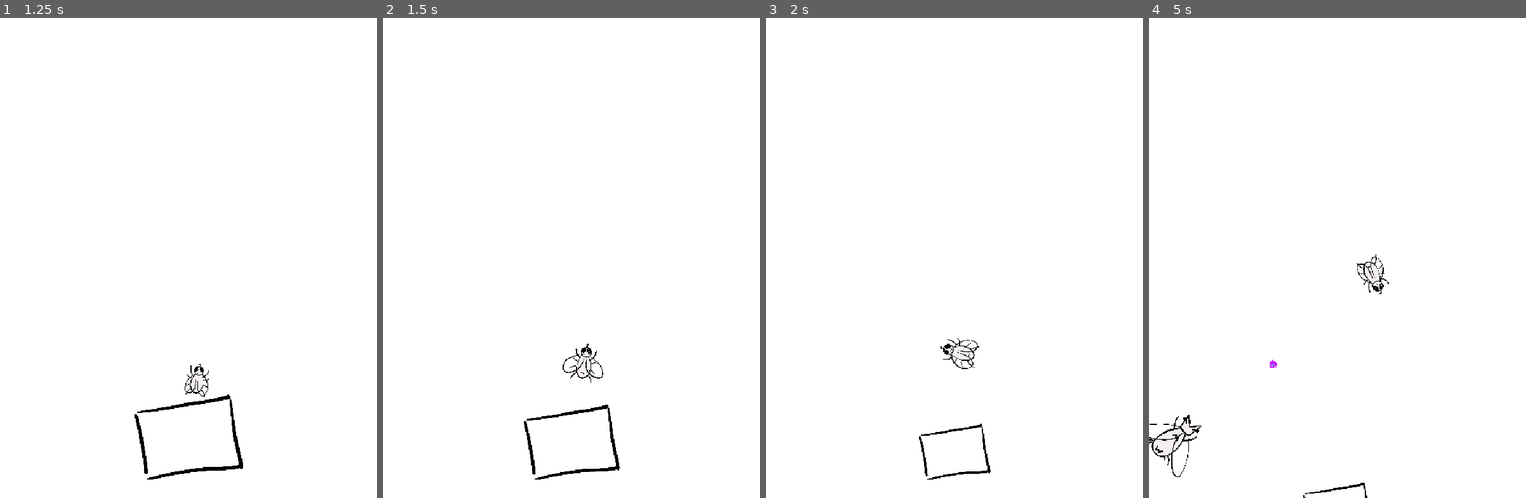
Above: before the commit, frames 1-4 (left to right).
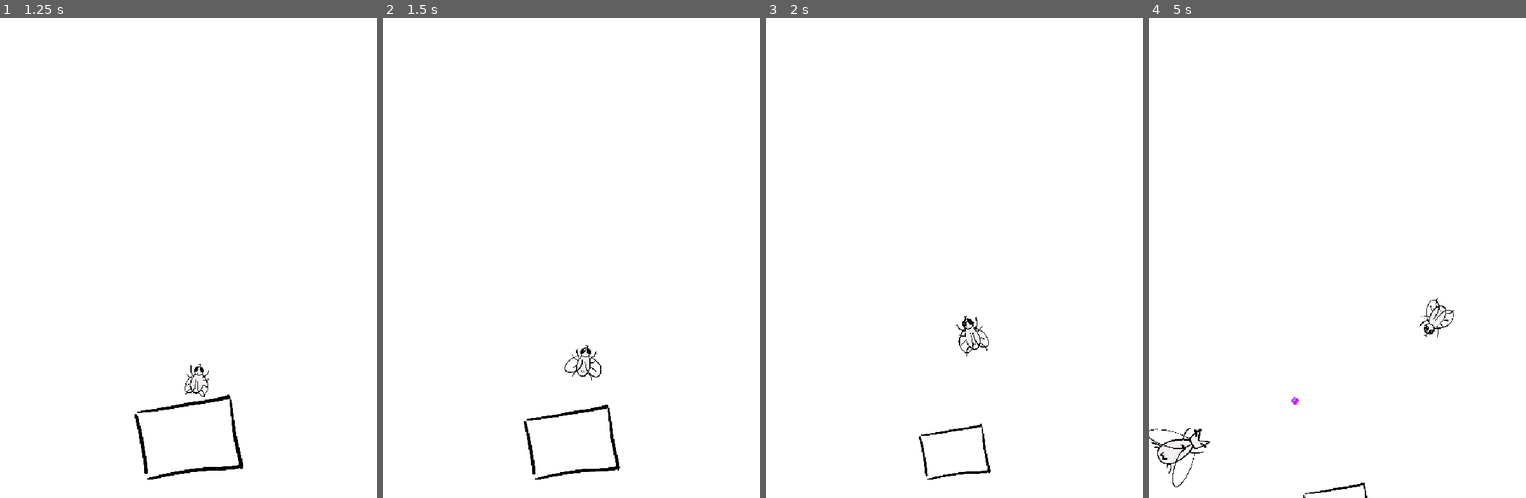
Above: after the commit, the same moments.

Repository: imikhassik/Fly-Game
Game: Godot game, scene res://scenes/test_level.tscn
Same seed, same stepped clock (60 frames per second), same inputs: the game is played once before the commit and once after it.
Inputs:
- Up to frame 1 (1.25 s): tap Enter at 0.5 s; hold D (move_right) from 0.53 s (still down); tap Q (land) at 0.6 s
- Up to frame 2 (1.5 s): release D (move_right) at 1.28 s; hold A (move_left) from 1.28 s (still down); tap Space (shoot) at 1.35 s
- Up to frame 3 (2 s): keep holding A (move_left)
- Up to frame 4 (5 s): release A (move_left) at 2.03 s; hold D (move_right) 2.03-2.78 s; tap Q (land) at 2.1, 3.6 s; hold W (move_up) 2.78-3.53 s; tap Space (shoot) at 2.85, 4.35 s; hold A (move_left) from 3.53 s (still down)

Frame 1 is identical in both runs. In frame 2, 0.2% of the frame differs, in the area x 47-59%, y 67-77%; in frame 3, 0.3%; in frame 4, 0.8%, in the area x 0-81%, y 49-98%.

Commit message:
Fix scale jump from taking off to flying state

Diff:
--- a/scripts/player.gd
+++ b/scripts/player.gd
@@ -31,8 +31,8 @@
 # ----- DEFORMATION (stretch & squash) -----
 @export var min_fps: float = 8.0
 @export var max_fps: float = 48.0
-@export var stretch_amount: float = 0.10   # Max stretch (15%)
-@export var squash_amount: float = 0.05   # Max squash (10%)
+@export var stretch_amount: float = 0.13
+@export var squash_amount: float = 0.10
 
 var health: int
 var invincible: bool = false
@@ -43,6 +43,8 @@
 var shoot_timer: float = 0.0
 
 var boundary_push: Vector2 = Vector2.ZERO
+var current_deformation: float = 0.0
+var is_fully_scaled: bool = false
 
 func _ready() -> void:
 	original_scale = $Sprite2D.scale
@@ -164,10 +166,13 @@
 				$Sprite2D.visible = false
 				$AnimatedSprite2D.play("flying")
 			$AnimatedSprite2D.scale = $AnimatedSprite2D.scale.move_toward(original_scale, take_off_scale_speed * delta)
+			is_fully_scaled = false
+			current_deformation = 0.0
 		FlyState.LANDING:
 			var target_scale = original_scale * landing_scale_target
 			if $AnimatedSprite2D.visible:
 				$AnimatedSprite2D.scale = $AnimatedSprite2D.scale.move_toward(target_scale, landing_scale_speed * delta)
+			is_fully_scaled = false
 		FlyState.LANDED:
 			var target_scale = original_scale * landing_scale_target
 			if not $Sprite2D.visible:
@@ -175,15 +180,23 @@
 				$AnimatedSprite2D.visible = false
 				$AnimatedSprite2D.stop()
 				$Sprite2D.scale = target_scale
+			is_fully_scaled = false
 		FlyState.FLYING:
 			if not $AnimatedSprite2D.visible:
 				$AnimatedSprite2D.visible = true
 				$Sprite2D.visible = false
 				$AnimatedSprite2D.play("flying")
+			# Continue scaling if not yet fully scaled
+			if not is_fully_scaled:
+				$AnimatedSprite2D.scale = $AnimatedSprite2D.scale.move_toward(original_scale, take_off_scale_speed * delta)
+				if $AnimatedSprite2D.scale.distance_to(original_scale) < 0.0001:
+					$AnimatedSprite2D.scale = original_scale
+					is_fully_scaled = true
+				current_deformation = 0.0
 		_:
 			pass
 
-	# ----- ANIMATION SPEED (wings flap based on speed) -----
+	# ----- ANIMATION SPEED -----
 	if state == FlyState.FLYING or state == FlyState.TAKING_OFF:
 		var current_speed = velocity.length()
 		var min_speed = 0.0
@@ -192,15 +205,16 @@
 		var target_fps = lerp(min_fps, max_fps, t)
 		$AnimatedSprite2D.speed_scale = target_fps / $AnimatedSprite2D.sprite_frames.get_animation_speed("flying")
 
-	# ----- SPEED-BASED DEFORMATION (stretch & squash) -----
-	if state == FlyState.FLYING:
+	# ----- SMOOTH DEFORMATION (only when fully scaled) -----
+	if state == FlyState.FLYING and is_fully_scaled:
 		var current_speed = velocity.length()
 		var min_speed = 0.0
 		var max_speed = forward_speed + up_boost
-		var t = clamp((current_speed - min_speed) / (max_speed - min_speed), 0.0, 1.0)
-
-		var stretch_factor = 1.0 + t * stretch_amount
-		var squash_factor = 1.0 - t * squash_amount
+		var target_deformation = clamp((current_speed - min_speed) / (max_speed - min_speed), 0.0, 1.0)
+		current_deformation = move_toward(current_deformation, target_deformation, 2.0 * delta)
+
+		var stretch_factor = 1.0 + current_deformation * stretch_amount
+		var squash_factor = 1.0 - current_deformation * squash_amount
 
 		$AnimatedSprite2D.scale = Vector2(
 			original_scale.x * squash_factor,
@@ -323,7 +337,8 @@
 	velocity += boundary_push
 	move_and_slide()
 
-	if $AnimatedSprite2D.scale.distance_to(original_scale) < 0.01:
+	# Switch to FLYING only when scale is exactly original_scale (within tiny tolerance)
+	if $AnimatedSprite2D.scale.distance_to(original_scale) < 0.0001:
 		state = FlyState.FLYING
 		velocity = Vector2.ZERO
 		print("Take off complete!")
@@ -463,6 +478,7 @@
 	$Sprite2D.rotation = 0.0
 	$AnimatedSprite2D.scale = original_scale
 	$AnimatedSprite2D.rotation = 0.0
+	is_fully_scaled = true
 	invincible = false
 	$Sprite2D.modulate = Color.WHITE
 	$AnimatedSprite2D.modulate = Color.WHITE
Not shown, changed: Fly.txt
